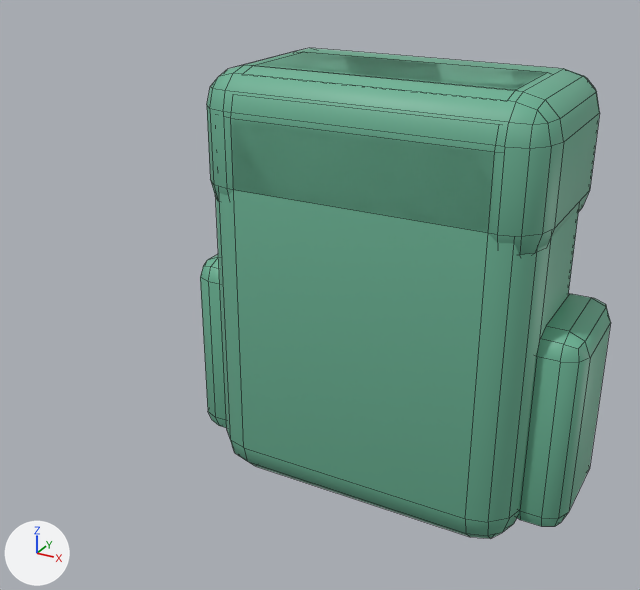
One commit to the FBX model Assets/Art/Models/Characters/Char_Backpack.fbx: the scene before it, then after it.
Both versions are drawn from a 50 mm lens placed at (0.322, -0.641, 0.131), pointed at (-0.023, -0.014, -0.183). Arrows for +X, +Y and +Z are at lower left; the lights stay in place. The first picture is the older version. Mesh edges are drawn as thin lines. Where no turn or scale is listed for an object, it has been applied to the vertices.

Objects in the first picture: 'Char_Backpack'.
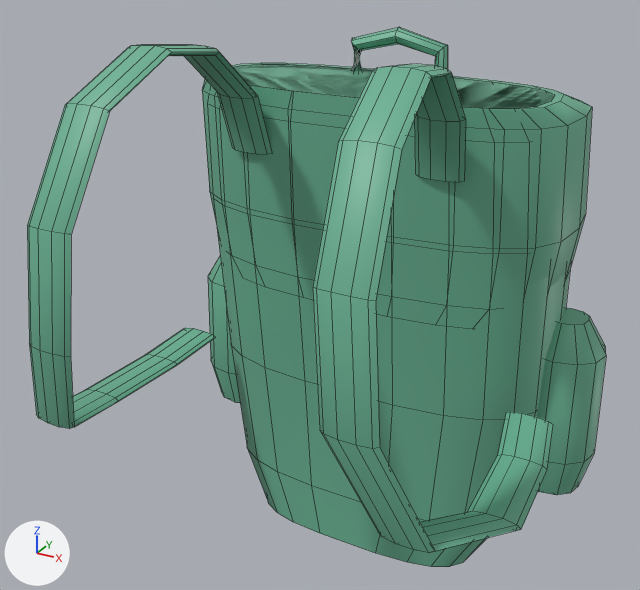
Boxes (x1, y1, x2, y2) around the edits, measured in the pictures (640 x 590 px):
'Char_Backpack', reshaped (41% wider, 10% taller): before (200, 48, 611, 538); after (27, 27, 606, 567)
part 1 of me_char_backpack, rebuilt: before (216, 52, 579, 538); after (215, 64, 570, 567)
part 2 of me_char_backpack, rebuilt: before (207, 48, 600, 255); after (202, 63, 592, 288)
part 3 of me_char_backpack, rebuilt: before (200, 254, 227, 428); after (208, 257, 240, 403)
part 4 of me_char_backpack, rebuilt: before (517, 294, 611, 527); after (536, 308, 606, 495)
part 5 of me_char_backpack, added (green): after (27, 45, 271, 428)
part 6 of me_char_backpack, added (green): after (313, 64, 553, 553)
part 7 of me_char_backpack, added (green): after (351, 27, 448, 72)

Diff of the bpy script that builds the scene:
```diff
--- a/Assets/Art/Models/Characters/Char_Backpack.fbx.py
+++ b/Assets/Art/Models/Characters/Char_Backpack.fbx.py
@@ me_char_backpack @@
 # used by ob_char_backpack; location = (0.0, 0.0, 0.0)
-me_char_backpack.from_pydata(...)  # 384 vertices, 384 faces; spans x -0.2..0.2, y 0.0..0.215, z -0.42..0.0
+me_char_backpack.from_pydata(...)  # 712 vertices, 614 faces; spans x -0.21..0.21, y -0.242..0.214, z -0.455..0.04
+# me_char_backpack part 1: the loose piece of 96 vertices spanning x -0.16..0.16, y 0.0..0.17, z -0.42..0.0 is rebuilt with 132 vertices and now spans x -0.168..0.168, y -0.026..0.171, z -0.455..-0.005
+# me_char_backpack part 2: the loose piece of 96 vertices spanning x -0.162..0.162, y 0.0..0.19, z -0.14..0.0 is rebuilt with 110 vertices and now spans x -0.174..0.174, y -0.026..0.169, z -0.19..-0.005
+# me_char_backpack part 3: the loose piece of 56 vertices spanning x -0.2..-0.14, y 0.035..0.155, z -0.4..-0.2 is rebuilt with 60 vertices and now spans x -0.21..-0.13, y 0.049..0.121, z -0.38..-0.2
+# me_char_backpack part 4: the loose piece of 56 vertices spanning x 0.14..0.2, y 0.035..0.155, z -0.4..-0.2 is rebuilt with 60 vertices and now spans x 0.13..0.21, y 0.049..0.121, z -0.38..-0.2
+# me_char_backpack part 5: a new loose piece of 110 vertices spanning x -0.202..-0.065, y -0.242..0.001, z -0.274..0.04, in mat_bag (green #6cb395)
+# me_char_backpack part 6: a new loose piece of 110 vertices spanning x 0.065..0.202, y -0.242..0.001, z -0.274..0.04, in mat_bag (green #6cb395)
+# me_char_backpack part 7: a new loose piece of 40 vertices spanning x -0.047..0.047, y 0.078..0.092, z -0.01..0.035, in mat_bag (green #6cb395)
+# other edits to the shape of me_char_backpack do not show in these pictures
 me_char_backpack.materials.append(mat_bag)
```
